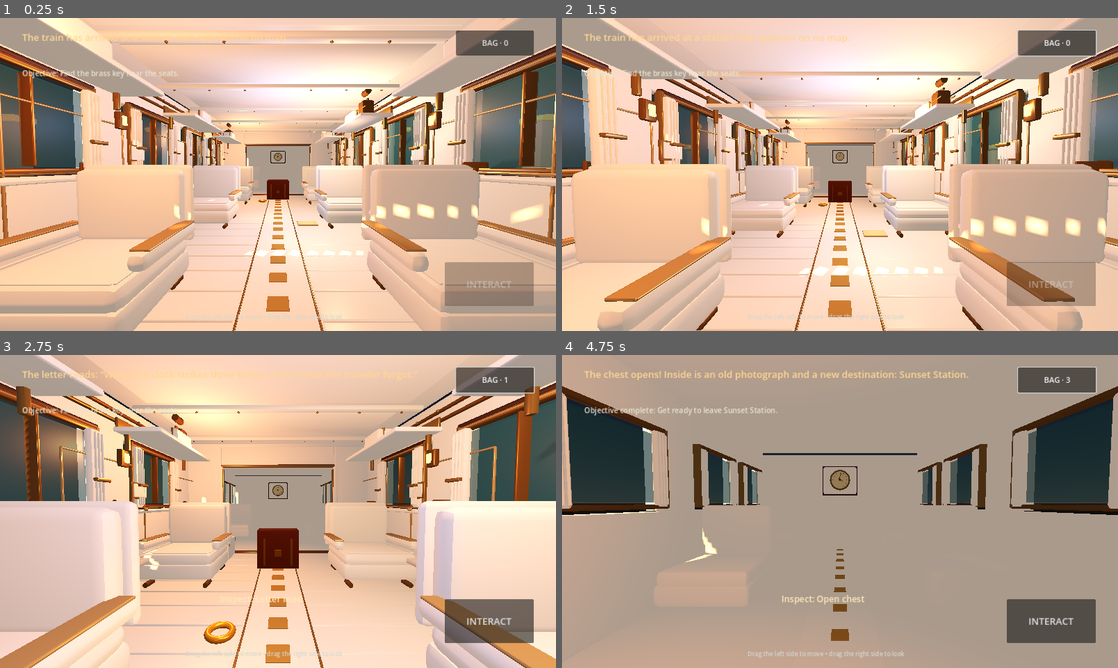
Above: before the commit, frames 1-4 (two rows, left to right).
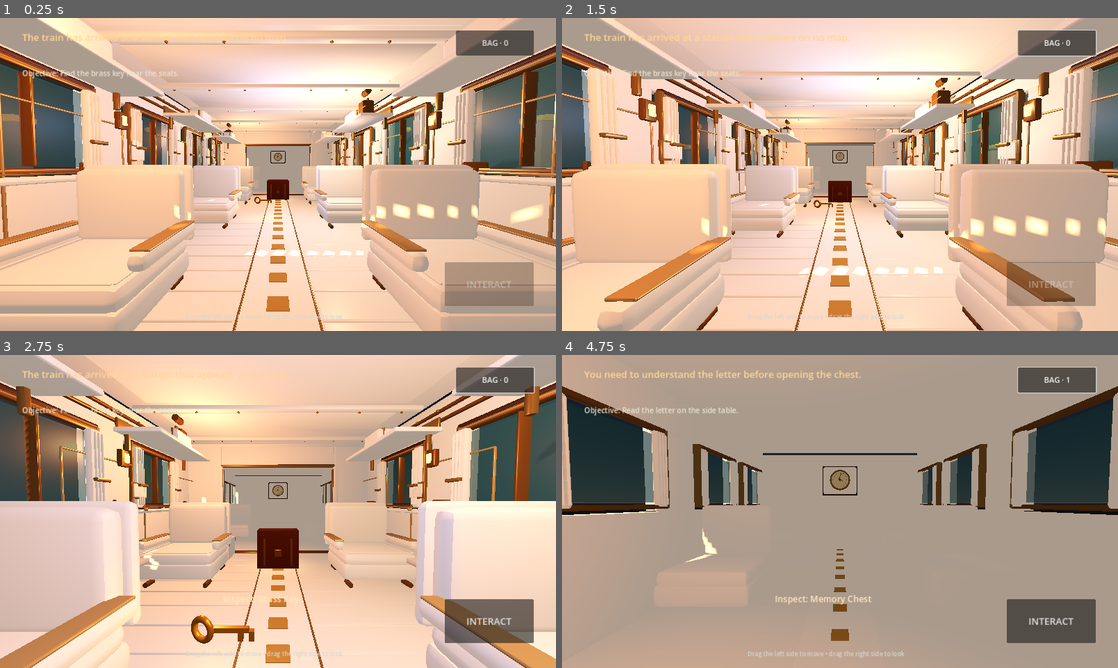
Above: after the commit, the same moments.

Repository: bdssmdkacem-dot/lost-things-express
Game: Godot game, scene res://scenes/main.tscn
Same seed, same stepped clock (60 frames per second), same inputs: the game is played once before the commit and once after it.
Inputs (mouse positions are in pixels of both pictures, inside the frame that each line leads up to):
- Up to frame 1 (0.25 s): no input
- Up to frame 2 (1.5 s): click "BAG · 0" at 0.5 s; tap Enter at 1.25 s; move the mouse to (867, 174) at 1.27 s; hold W (move_forward) from 1.28 s (still down); tap E at 1.35 s; click (867, 174) at 1.42 s
- Up to frame 3 (2.75 s): keep holding W (move_forward); move the mouse to (250, 511) at 2.02 s; tap E at 2.1 s
- Up to frame 4 (4.75 s): keep holding W (move_forward); move the mouse to (851, 505) at 2.77 s; tap E at 2.85, 3.6, 4.35 s; move the mouse to (834, 517) at 3.52 s; click (834, 517) at 3.67 s; move the mouse to (878, 514) at 4.27 s

The runs differ from the first frame. In frame 1, less than 0.1% of the frame differs, in the area x 45-75%, y 45-81%; in frame 2, 0.1%; in frame 3, 0.9%; in frame 4, 1.1%, in the area x 4-92%, y 4-80%.

Commit message:
gameplay: make key, letter and memory chest readable story props

Diff:
--- a/scripts/main.gd
+++ b/scripts/main.gd
@@ -119,7 +119,8 @@
 		_build_procedural_carriage()
 
 	_create_interactable("Brass Key", Vector3(-0.45, 0.55, -1.1), Color(0.95, 0.62, 0.16), "key")
-	_create_interactable("Torn Letter", Vector3(0.55, 0.48, 1.0), Color(0.82, 0.72, 0.52), "letter")
+	# Place the letter visibly on the aisle-side edge of an ivory-marble table.
+	_create_interactable("Torn Letter", Vector3(1.95, 0.83, 1.15), Color(0.86, 0.77, 0.59), "letter")
 	_create_interactable("Memory Chest", Vector3(0.0, 0.45, -4.45), Color(0.33, 0.12, 0.055), "chest", Vector3(0.95, 0.75, 0.65))
 
 func _build_procedural_carriage() -> void:
@@ -421,7 +422,7 @@
 	if not has_key:
 		return "Objective: Find the brass key near the seats."
 	if not letter_read:
-		return "Objective: Read the letter to uncover the chest’s secret."
+		return "Objective: Read the letter on the side table."
 	return "Objective: Unlock the memory chest with the key."
 
 func _set_status(message: String) -> void:
@@ -466,35 +467,103 @@
 	item.add_to_group("interactables")
 	add_child(item)
 
-	var visual := MeshInstance3D.new()
-	var mesh: Mesh
+	var material := StandardMaterial3D.new()
+	material.albedo_color = color
+	material.metallic = 0.78 if kind == "key" else (0.12 if kind == "letter" else 0.32)
+	material.roughness = 0.24 if kind == "key" else (0.82 if kind == "letter" else 0.34)
+
 	if kind == "key":
-		var ring := TorusMesh.new()
-		ring.inner_radius = 0.07
-		ring.outer_radius = 0.12
-		mesh = ring
+		# Build an unmistakable three-dimensional brass key, not a floating ring icon.
+		var ring_mesh := TorusMesh.new()
+		ring_mesh.inner_radius = 0.055
+		ring_mesh.outer_radius = 0.105
+		var ring := MeshInstance3D.new()
+		ring.name = "KeyRing"
+		ring.mesh = ring_mesh
+		ring.material_override = material
+		ring.position = Vector3(-0.14, 0.02, 0.0)
+		ring.rotation_degrees = Vector3(90.0, 0.0, 22.0)
+		item.add_child(ring)
+
+		var shaft_mesh := BoxMesh.new()
+		shaft_mesh.size = Vector3(0.27, 0.035, 0.035)
+		var shaft := MeshInstance3D.new()
+		shaft.name = "KeyShaft"
+		shaft.mesh = shaft_mesh
+		shaft.material_override = material
+		shaft.position = Vector3(0.09, 0.02, 0.0)
+		item.add_child(shaft)
+
+		for tooth_spec in [Vector2(0.16, -0.025), Vector2(0.245, -0.025)]:
+			var tooth_mesh := BoxMesh.new()
+			tooth_mesh.size = Vector3(0.04, 0.075, 0.042)
+			var tooth := MeshInstance3D.new()
+			tooth.mesh = tooth_mesh
+			tooth.material_override = material
+			tooth.position = Vector3(tooth_spec.x, tooth_spec.y, 0.0)
+			item.add_child(tooth)
+
+		var key_glow := OmniLight3D.new()
+		key_glow.name = "BrassKeyWarmth"
+		key_glow.light_color = Color(1.0, 0.68, 0.25)
+		key_glow.light_energy = 0.22
+		key_glow.omni_range = 0.9
+		key_glow.position = Vector3(-0.1, 0.08, 0.0)
+		key_glow.shadow_enabled = false
+		item.add_child(key_glow)
+
 	elif kind == "letter":
-		var paper := BoxMesh.new()
-		paper.size = Vector3(0.36, 0.025, 0.25)
-		mesh = paper
+		# Slightly tilt the parchment toward the player and add visible ink strokes.
+		item.rotation_degrees.x = -10.0
+		var paper_mesh := BoxMesh.new()
+		paper_mesh.size = Vector3(0.40, 0.025, 0.29)
+		var paper := MeshInstance3D.new()
+		paper.name = "Parchment"
+		paper.mesh = paper_mesh
+		paper.material_override = material
+		item.add_child(paper)
+
+		var ink := StandardMaterial3D.new()
+		ink.albedo_color = Color(0.20, 0.12, 0.075)
+		ink.roughness = 0.9
+		var ink_widths := [0.27, 0.32, 0.24, 0.18]
+		for line_index in range(4):
+			var ink_mesh := BoxMesh.new()
+			ink_mesh.size = Vector3(ink_widths[line_index], 0.003, 0.007)
+			var ink_line := MeshInstance3D.new()
+			ink_line.name = "LetterInkLine_%d" % (line_index + 1)
+			ink_line.mesh = ink_mesh
+			ink_line.material_override = ink
+			ink_line.position = Vector3(-0.015, 0.014, -0.075 + line_index * 0.045)
+			item.add_child(ink_line)
+
+		var folded_corner_mesh := BoxMesh.new()
+		folded_corner_mesh.size = Vector3(0.055, 0.004, 0.045)
+		var folded_corner := MeshInstance3D.new()
+		folded_corner.name = "FoldedCorner"
+		folded_corner.mesh = folded_corner_mesh
+		var folded_material := StandardMaterial3D.new()
+		folded_material.albedo_color = Color(0.72, 0.61, 0.43)
+		folded_material.roughness = 0.9
+		folded_corner.material_override = folded_material
+		folded_corner.position = Vector3(0.16, 0.015, -0.115)
+		folded_corner.rotation_degrees.y = 10.0
+		item.add_child(folded_corner)
+
 	else:
+		# The body has real brass straps, a front clasp, feet and a hinged lid.
 		var chest_mesh := BoxMesh.new()
 		chest_mesh.size = size
-		mesh = chest_mesh
-	visual.mesh = mesh
-	var material := StandardMaterial3D.new()
-	material.albedo_color = color
-	material.metallic = 0.65 if kind == "key" else 0.12
-	material.roughness = 0.3
-	visual.material_override = material
-	item.add_child(visual)
-
-	if kind == "chest":
-		# Brass straps and a front clasp make the central suitcase readable at mobile scale.
+		var chest_body := MeshInstance3D.new()
+		chest_body.name = "ChestBody"
+		chest_body.mesh = chest_mesh
+		chest_body.material_override = material
+		item.add_child(chest_body)
+
 		var trim_material := StandardMaterial3D.new()
 		trim_material.albedo_color = Color(0.78, 0.48, 0.16)
-		trim_material.metallic = 0.78
-		trim_material.roughness = 0.24
+		trim_material.metallic = 0.82
+		trim_material.roughness = 0.22
 		for band_x in [-size.x * 0.32, size.x * 0.32]:
 			var band_mesh := BoxMesh.new()
 			band_mesh.size = Vector3(0.04, size.y * 0.82, 0.025)
@@ -503,15 +572,26 @@
 			band.material_override = trim_material
 			band.position = Vector3(band_x, 0.0, size.z * 0.5 + 0.015)
 			item.add_child(band)
+
 		var clasp_mesh := BoxMesh.new()
 		clasp_mesh.size = Vector3(0.15, 0.14, 0.04)
 		var clasp := MeshInstance3D.new()
+		clasp.name = "BrassClasp"
 		clasp.mesh = clasp_mesh
 		clasp.material_override = trim_material
 		clasp.position = Vector3(0.0, -0.02, size.z * 0.5 + 0.025)
 		item.add_child(clasp)
 
-		# Rotate the lid around a real rear hinge instead of around its center.
+		for foot_x in [-size.x * 0.38, size.x * 0.38]:
+			for foot_z in [-size.z * 0.38, size.z * 0.38]:
+				var foot_mesh := BoxMesh.new()
+				foot_mesh.size = Vector3(0.09, 0.08, 0.09)
+				var foot := MeshInstance3D.new()
+				foot.mesh = foot_mesh
+				foot.material_override = trim_material
+				foot.position = Vector3(foot_x, -size.y * 0.5 - 0.015, foot_z)
+				item.add_child(foot)
+
 		var hinge := Node3D.new()
 		hinge.name = "Lid"
 		hinge.position = Vector3(0, size.y * 0.52, -size.z * 0.42)
@@ -525,6 +605,7 @@
 		lid_visual.position = Vector3(0, 0, size.z * 0.42)
 		lid_visual.material_override = material
 		hinge.add_child(lid_visual)
+
 		var lid_trim_mesh := BoxMesh.new()
 		lid_trim_mesh.size = Vector3(size.x * 0.90, 0.025, 0.025)
 		var lid_trim := MeshInstance3D.new()
@@ -534,10 +615,12 @@
 		hinge.add_child(lid_trim)
 
 	var glow := OmniLight3D.new()
-	glow.light_color = color
-	glow.light_energy = 0.35
-	glow.omni_range = 1.5
+	glow.name = "InteractionGlow"
+	glow.light_color = Color(1.0, 0.72, 0.36) if kind == "chest" else color
+	glow.light_energy = 0.18 if kind == "letter" else 0.30
+	glow.omni_range = 1.35
 	glow.position.y = 0.25
+	glow.shadow_enabled = false
 	item.add_child(glow)
 	return item
 
